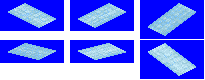
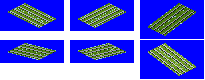
Revision of a layered 205 × 80 image; what changed, layer by layer:
hid "STON_SNOW" over [8, 3, 196, 76]
hid "WALK" over [8, 3, 196, 76]
hid "WALK_SNOW" over [8, 3, 196, 76]
showed "UGRT_SNOW" over [8, 3, 196, 76]
